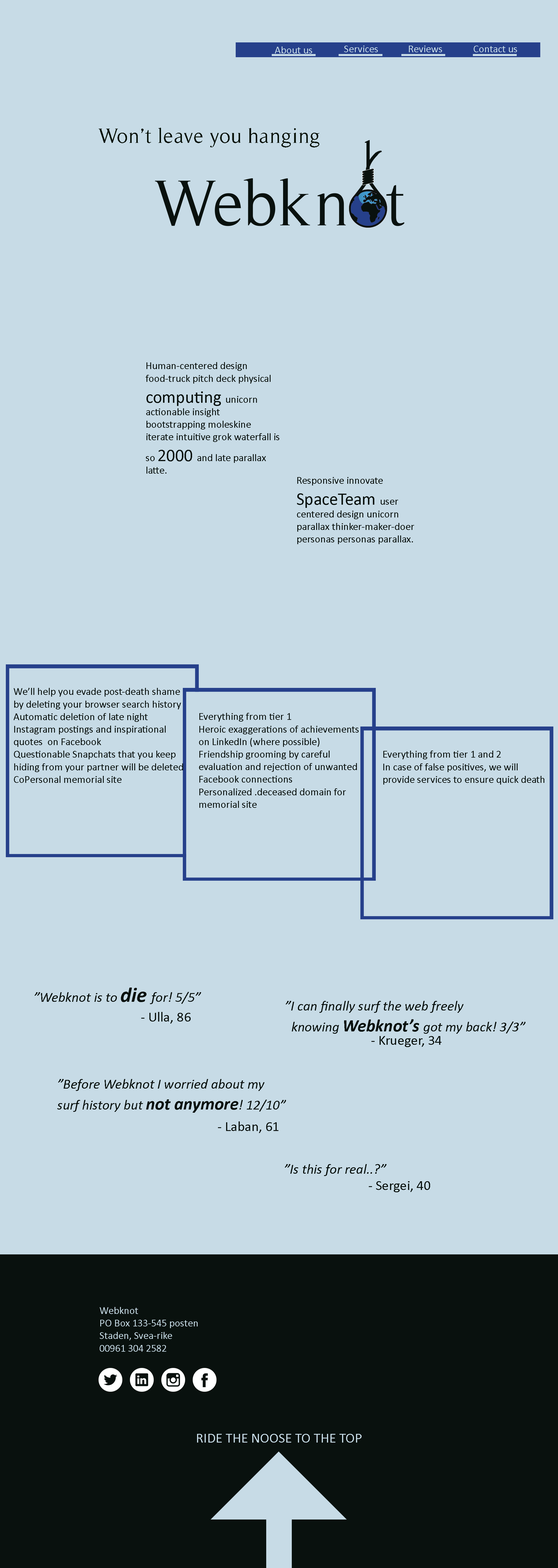
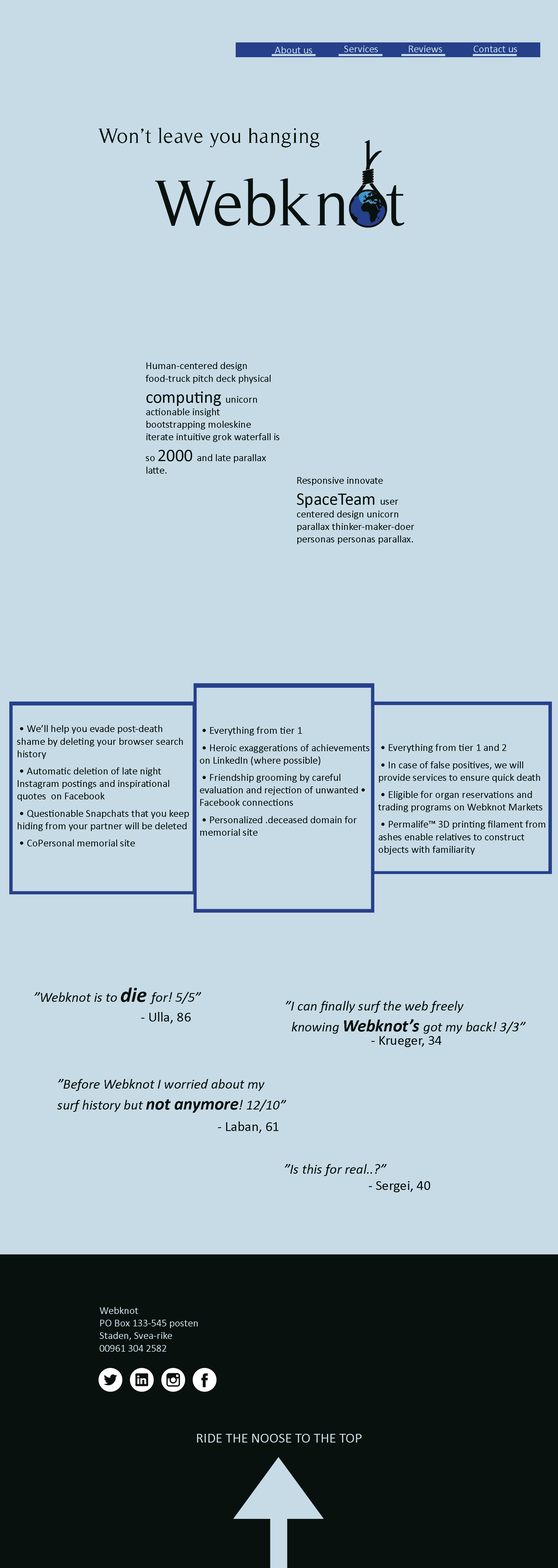
The second 558 x 1568 image is a revision of the first. Changes to its layers:
painted on "Arrow" over [210, 1451, 347, 1568]
renamed "Everything from tier 1 and 2 In case of false positives, we wil" to "• Everything from tier 1 and 2 • In case of false positives, we", painted on it over [377, 743, 545, 855]
renamed "Everything from tier 1 Heroic exaggerations of achievements on" to "• Everything from tier 1 • Heroic exaggerations of achievements", painted on it over [198, 712, 370, 836]
renamed "We’ll help you evade post-death shame by deleting your browser" to "• We’ll help you evade post-death shame by deleting your browse", painted on it over [13, 687, 189, 847]
painted on "premium container" over [360, 701, 553, 920]
painted on "exclusive container" over [182, 683, 376, 913]
painted on "regular container" over [5, 664, 199, 895]
